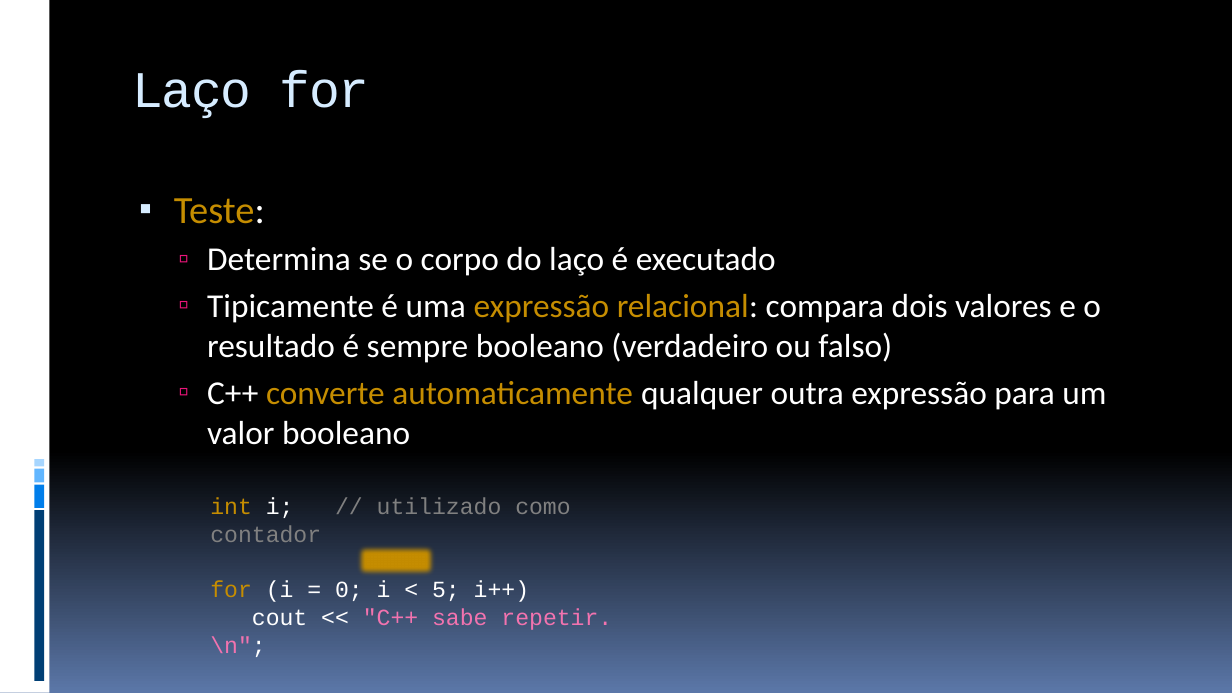
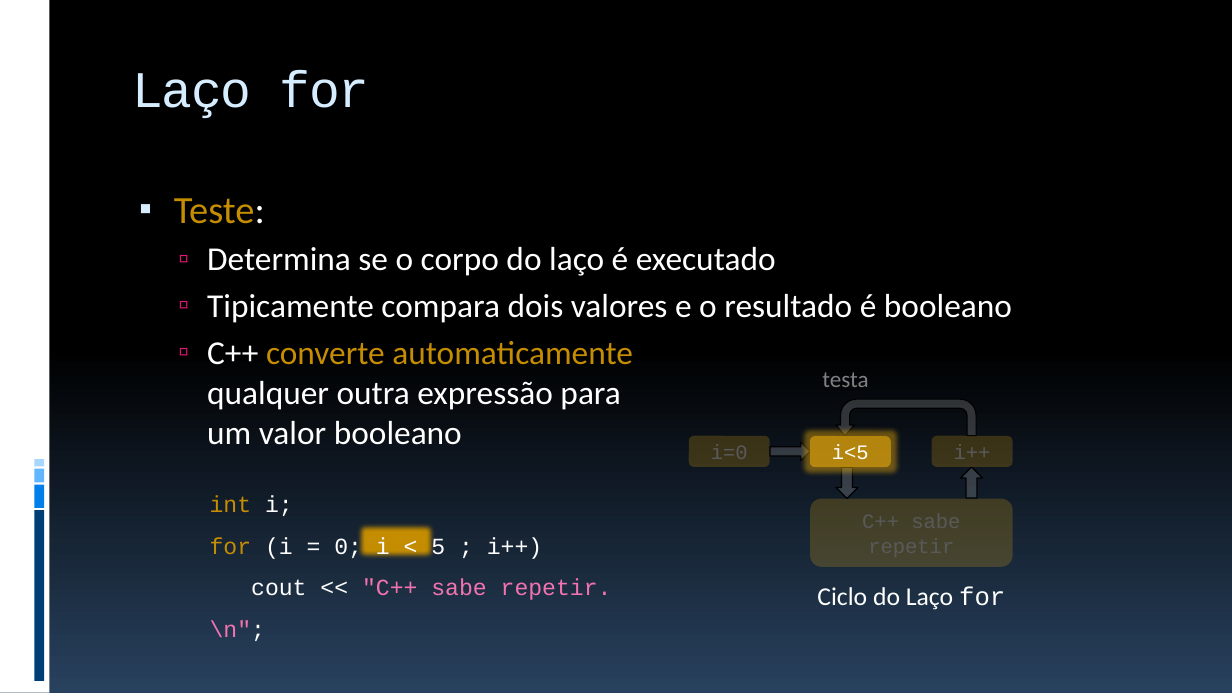
Before and after one commit to JudsonSS/ProgComp, a slide deck: slide 11 of Slides/16. Laço de Repetição For.pptx (slide 10 before the commit). Drawn at 1232x693 pixels with LibreOffice and Linux fonts; fonts in the diff are those of the drawing. Boxes give left, top, right and bottom in pixels: in the first picture for what was removed or moved away, otherwise in the second. Text is boxed around its words. In the diff, an @@ line names an element or a change of style, - is before the commit and + after.

```diff
--- a/Slides/16. Laço de Repetição For.pptx
+++ b/Slides/16. Laço de Repetição For.pptx
@@ background gradient #000000 to #5B77A8 to gradient #000000 to #28415E @@
@@ text at <box>207,294,1012,323</box>: text changed @@
-  ▫ Tipicamente é uma expressão relacional: compara dois valores e o resultado é sempre booleano (verdadeiro ou falso)
+  ▫ Tipicamente compara dois valores e o resultado é booleano
@@ group added at <box>689,372,1013,610</box>: 4 rounded rectangles, 3 right arrows, 2 texts, 1 uturn arrow @@
+i=0
+i++
+Ciclo do Laço for
+i<5
+testa
@@ text at <box>210,495,542,561</box>: text changed; text colour #808080 to #FFFFFF @@
-int i; // utilizado como contador
-for (i = 0; i < 5; i++)
+int i;
+for (i = 0; i < 5 ; i++)
@@ rectangle: place and size @@
-rectangle at <box>355,543,438,579</box>
+rectangle at <box>354,520,437,562</box>
@@ text at <box>251,579,612,600</box>: line spacing 1 to 1.5 @@
```
Also in this commit, not shown: 28 other slides changed, 1 slide added, 12 other files.
